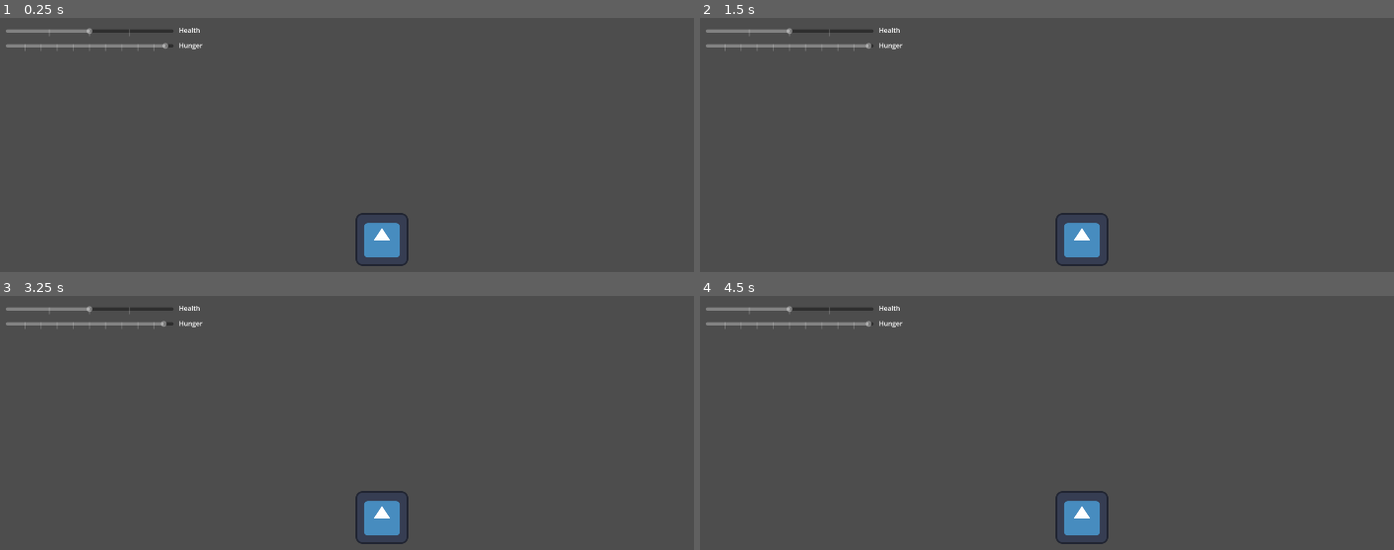
Above: before the commit, frames 1-4 (two rows, left to right).
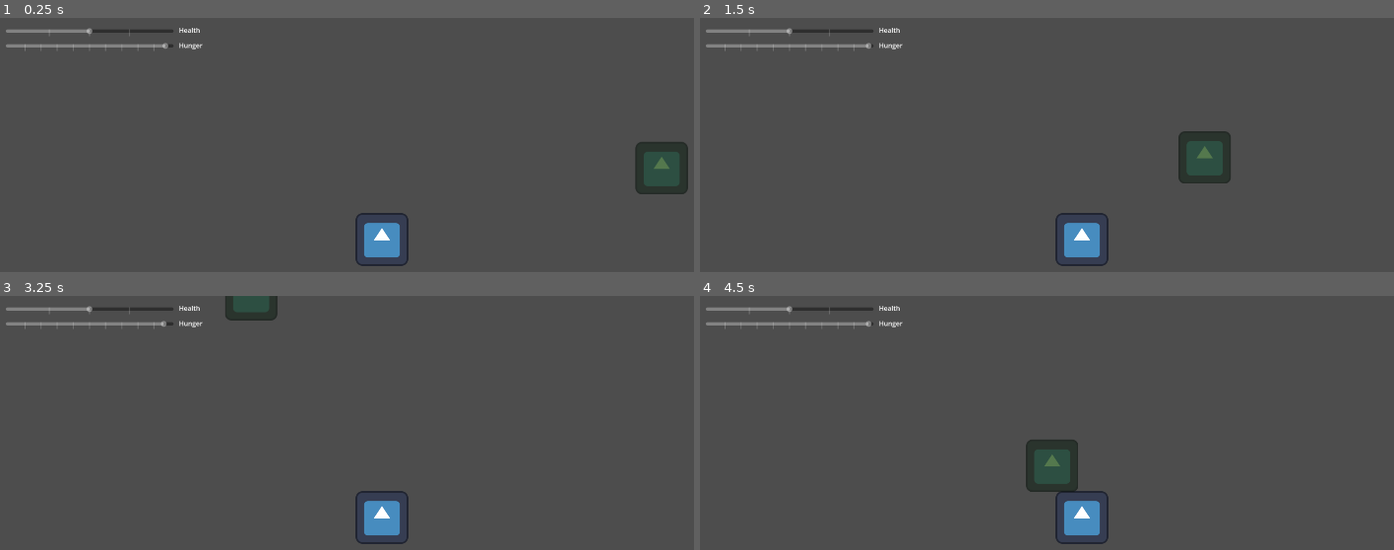
Above: after the commit, the same moments.

Repository: nialsiG/GMTK2024
Game: Godot game, scene res://scenes/world.tscn
The game is run twice, just before and just after one commit, with the same random seed, the same clock (stepped at 60 frames per second) and the same inputs. The engine's default icon, where the game draws it, is replaced by a stand-in: a white triangle on a blue panel in a dark square.
Inputs:
- Up to frame 1 (0.25 s): no input
- Up to frame 2 (1.5 s): tap Enter at 0.5 s; hold D (move_right, bound only after the commit) 0.53-1.28 s; tap , (miam) at 0.6, 1.35 s; hold S (move_down, bound only after the commit) from 1.28 s (still down)
- Up to frame 3 (3.25 s): release S (move_down, bound only after the commit) at 2.03 s; hold D (move_right, bound only after the commit) 2.03-2.78 s; tap , (miam) at 2.1, 2.85 s; tap Space at 2.75 s; hold W (move_up, bound only after the commit) from 2.78 s (still down)
- Up to frame 4 (4.5 s): release W (move_up, bound only after the commit) at 3.53 s; hold A (move_left, bound only after the commit) from 3.53 s (still down); tap , (miam) at 3.6, 4.35 s

The runs differ from the first frame. In frame 1, 1.5% of the frame differs, in the area x 91-100%, y 48-70%; in frame 2, 1.5%; in frame 3, 0.7%; in frame 4, 1.5%.

Commit message:
add player movement

Diff:
--- a/Gmtk 2024/project.godot
+++ b/Gmtk 2024/project.godot
@@ -28,6 +28,40 @@
 "events": [Object(InputEventKey,"resource_local_to_scene":false,"resource_name":"","device":-1,"window_id":0,"alt_pressed":false,"shift_pressed":false,"ctrl_pressed":false,"meta_pressed":false,"pressed":false,"keycode":0,"physical_keycode":59,"key_label":0,"unicode":109,"echo":false,"script":null)
 ]
 }
+size_up={
+"deadzone": 0.5,
+"events": [Object(InputEventKey,"resource_local_to_scene":false,"resource_name":"","device":-1,"window_id":0,"alt_pressed":false,"shift_pressed":false,"ctrl_pressed":false,"meta_pressed":false,"pressed":false,"keycode":0,"physical_keycode":85,"key_label":0,"unicode":117,"echo":false,"script":null)
+]
+}
+size_down={
+"deadzone": 0.5,
+"events": [Object(InputEventKey,"resource_local_to_scene":false,"resource_name":"","device":-1,"window_id":0,"alt_pressed":false,"shift_pressed":false,"ctrl_pressed":false,"meta_pressed":false,"pressed":false,"keycode":0,"physical_keycode":74,"key_label":0,"unicode":106,"echo":false,"script":null)
+]
+}
+move_up={
+"deadzone": 0.5,
+"events": [Object(InputEventKey,"resource_local_to_scene":false,"resource_name":"","device":-1,"window_id":0,"alt_pressed":false,"shift_pressed":false,"ctrl_pressed":false,"meta_pressed":false,"pressed":false,"keycode":0,"physical_keycode":87,"key_label":0,"unicode":122,"echo":false,"script":null)
+, Object(InputEventKey,"resource_local_to_scene":false,"resource_name":"","device":-1,"window_id":0,"alt_pressed":false,"shift_pressed":false,"ctrl_pressed":false,"meta_pressed":false,"pressed":false,"keycode":0,"physical_keycode":4194320,"key_label":0,"unicode":0,"echo":false,"script":null)
+]
+}
+move_left={
+"deadzone": 0.5,
+"events": [Object(InputEventKey,"resource_local_to_scene":false,"resource_name":"","device":-1,"window_id":0,"alt_pressed":false,"shift_pressed":false,"ctrl_pressed":false,"meta_pressed":false,"pressed":false,"keycode":0,"physical_keycode":65,"key_label":0,"unicode":113,"echo":false,"script":null)
+, Object(InputEventKey,"resource_local_to_scene":false,"resource_name":"","device":-1,"window_id":0,"alt_pressed":false,"shift_pressed":false,"ctrl_pressed":false,"meta_pressed":false,"pressed":false,"keycode":0,"physical_keycode":4194319,"key_label":0,"unicode":0,"echo":false,"script":null)
+]
+}
+move_right={
+"deadzone": 0.5,
+"events": [Object(InputEventKey,"resource_local_to_scene":false,"resource_name":"","device":-1,"window_id":0,"alt_pressed":false,"shift_pressed":false,"ctrl_pressed":false,"meta_pressed":false,"pressed":false,"keycode":0,"physical_keycode":68,"key_label":0,"unicode":100,"echo":false,"script":null)
+, Object(InputEventKey,"resource_local_to_scene":false,"resource_name":"","device":-1,"window_id":0,"alt_pressed":false,"shift_pressed":false,"ctrl_pressed":false,"meta_pressed":false,"pressed":false,"keycode":0,"physical_keycode":4194321,"key_label":0,"unicode":0,"echo":false,"script":null)
+]
+}
+move_down={
+"deadzone": 0.5,
+"events": [Object(InputEventKey,"resource_local_to_scene":false,"resource_name":"","device":-1,"window_id":0,"alt_pressed":false,"shift_pressed":false,"ctrl_pressed":false,"meta_pressed":false,"pressed":false,"keycode":0,"physical_keycode":83,"key_label":0,"unicode":115,"echo":false,"script":null)
+, Object(InputEventKey,"resource_local_to_scene":false,"resource_name":"","device":-1,"window_id":0,"alt_pressed":false,"shift_pressed":false,"ctrl_pressed":false,"meta_pressed":false,"pressed":false,"keycode":0,"physical_keycode":4194322,"key_label":0,"unicode":0,"echo":false,"script":null)
+]
+}
 
 [rendering]
 
--- a/Gmtk 2024/scenes/world.tscn
+++ b/Gmtk 2024/scenes/world.tscn
@@ -1,7 +1,8 @@
-[gd_scene load_steps=3 format=3 uid="uid://cc2yitoqqnijk"]
+[gd_scene load_steps=4 format=3 uid="uid://cc2yitoqqnijk"]
 
 [ext_resource type="PackedScene" uid="uid://yfeq2kd77xiu" path="res://scenes/hud.tscn" id="1_4a0xm"]
 [ext_resource type="PackedScene" uid="uid://c3mp8p0p305a3" path="res://scenes/player.tscn" id="2_7khj7"]
+[ext_resource type="Texture2D" uid="uid://djmcakjon4rh8" path="res://icon.svg" id="3_1ly6u"]
 
 [node name="world" type="Node2D"]
 
@@ -11,3 +12,8 @@
 
 [node name="Player" parent="." instance=ExtResource("2_7khj7")]
 position = Vector2(596, 366)
+
+[node name="Icon" type="Sprite2D" parent="."]
+modulate = Color(0.34902, 0.580392, 0.305882, 0.603922)
+position = Vector2(1278, 192)
+texture = ExtResource("3_1ly6u")
--- a/Gmtk 2024/scripts/animal.gd
+++ b/Gmtk 2024/scripts/animal.gd
@@ -3,7 +3,9 @@
 enum size { MICRO, SMALL, MEDIUM, LARGE, MEGA }
 
 @export var current_size = size.MEDIUM
-@export var current_speed = 100
+@export var current_speed = 500
+@export var acceleration = 1500
+@export var friction = 1200
 
 @onready var axis = Vector2.ZERO
 
@@ -22,14 +24,13 @@
 		_:
 			scale = Vector2(1, 1)
 
-func _process(delta):
-	pass
 
-func _physics_process(delta):
-	pass
+func move(delta):
+	if axis == Vector2.ZERO:
+		apply_friction(friction * delta)
+	else:
+		apply_acceleration(acceleration * axis * delta)
 
-func move():
-	pass
 
 func attack():
 	pass
@@ -40,12 +41,29 @@
 func die():
 	pass
 
+
+
+func apply_friction(amount):
+	if velocity.length() >= amount:
+		velocity -= velocity.normalized() * amount
+	else:
+		velocity = Vector2.ZERO
+	print("decelerate")
+
+func apply_acceleration(amount):
+	velocity += amount
+	velocity = velocity.limit_length(current_speed)
+	print("accelerate")
+
+
 func increase_size():
+	print("size up")
 	if current_size != size.MEGA:
 		current_size += 1
 		scale *= 1.2
 
 func decrease_size():
+	print("size down")
 	if current_size != size.MICRO:
 		current_size -= 1
 		scale *= 0.8
--- a/Gmtk 2024/scripts/player.gd
+++ b/Gmtk 2024/scripts/player.gd
@@ -1,11 +1,23 @@
 class_name Player extends Animal
 
-
-# Called when the node enters the scene tree for the first time.
 func _ready():
 	pass # Replace with function body.
 
 
-# Called every frame. 'delta' is the elapsed time since the previous frame.
 func _process(delta):
-	pass
+	get_input_axis()
+	#debug change size
+	if Input.is_action_just_pressed("size_up"):
+		increase_size()
+	if Input.is_action_just_pressed("size_down"):
+		decrease_size()
+	move(delta)
+
+func _physics_process(delta):
+	move_and_slide()
+
+func get_input_axis():
+	axis.x = int(Input.is_action_pressed("move_right")) - int(Input.is_action_pressed("move_left"))
+	axis.y = int(Input.is_action_pressed("move_down")) - int(Input.is_action_pressed("move_up"))
+	if axis != Vector2.ZERO:
+		print("You are moving!")
